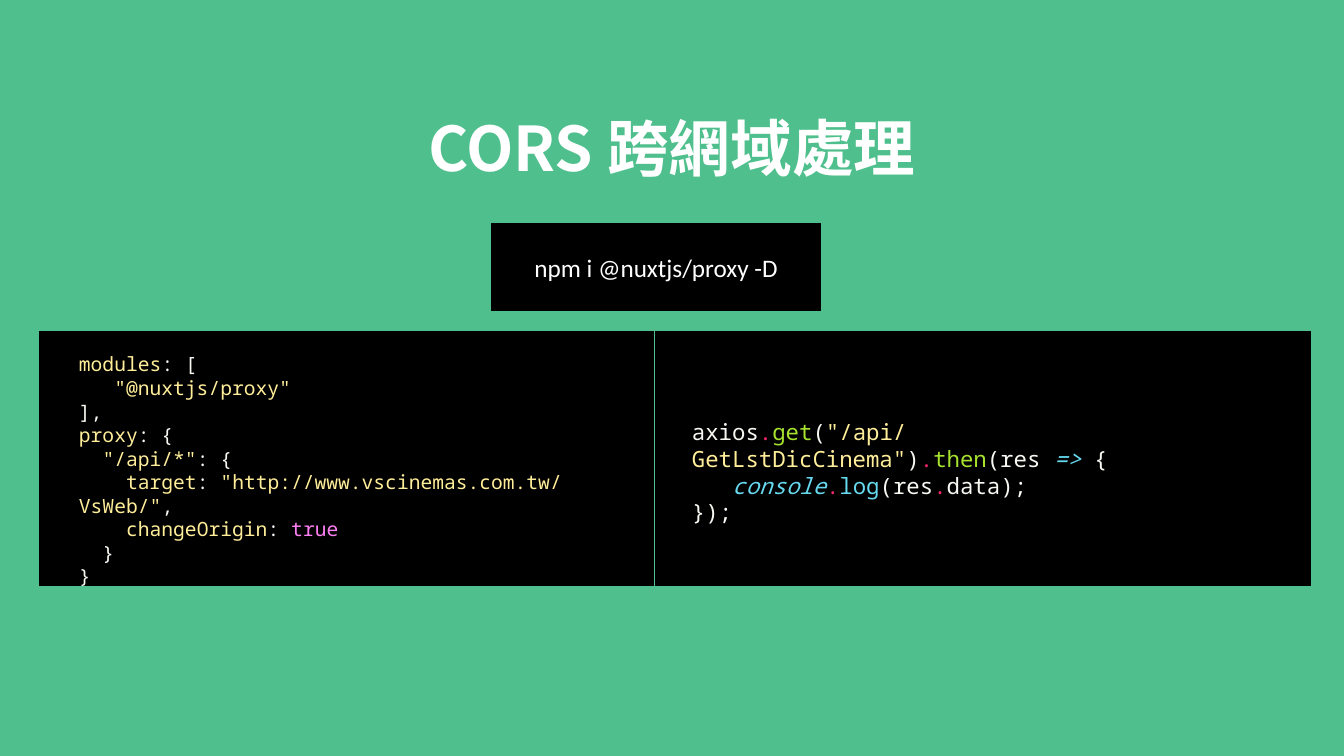
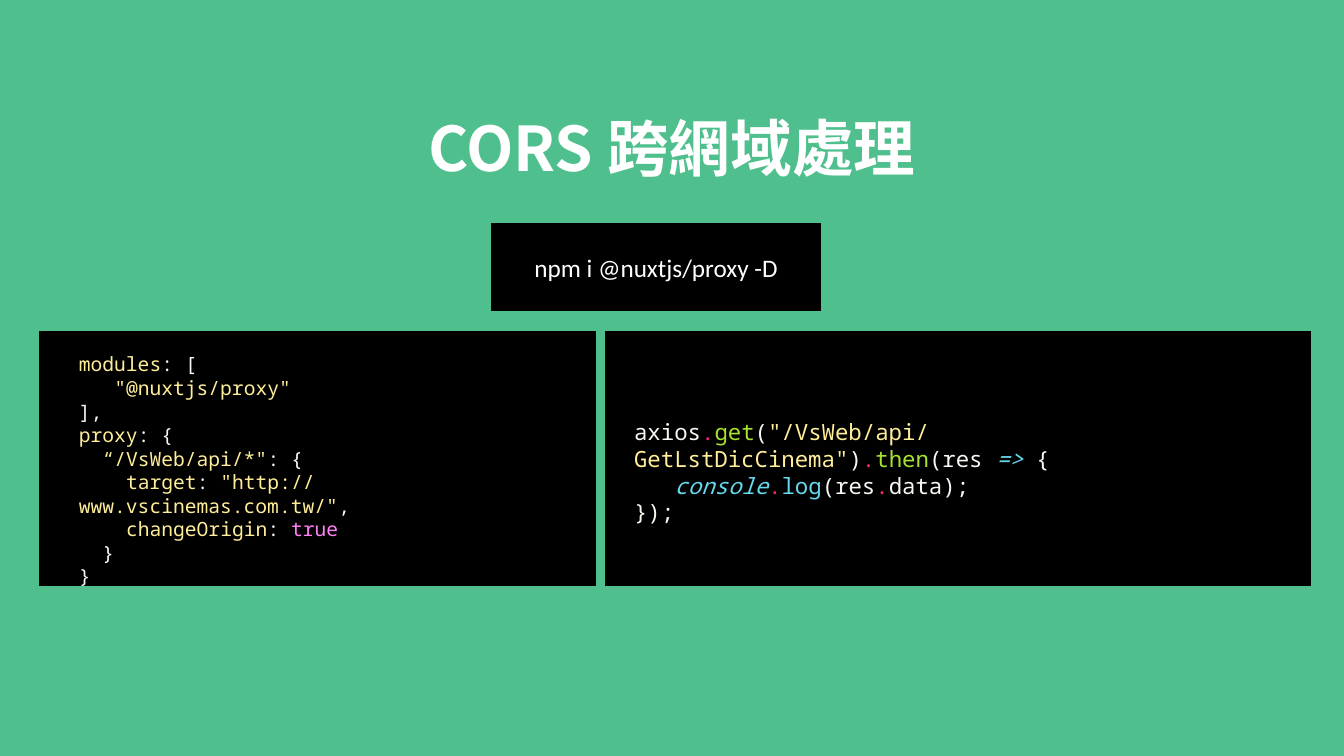
Before and after one commit to MikeOnlineCourse/Vue3_Course_Nuxt_Example, a slide deck: slide 18 of nuxt.pptx. Drawn at 1344x756 pixels with LibreOffice and Linux fonts; fonts in the diff are those of the drawing. Boxes give left, top, right and bottom in pixels: in the first picture for what was removed or moved away, otherwise in the second. Text is boxed around its words. In the diff, an @@ line names an element or a change of style, - is before the commit and + after.

Commit message:
fix ppt

```diff
--- a/nuxt.pptx
+++ b/nuxt.pptx
@@ rectangle: place and size @@
-rectangle at [40, 333, 653, 586]
+rectangle at [40, 333, 596, 586]
@@ rectangle: place and size @@
-rectangle at [656, 333, 1311, 586]
+rectangle at [606, 333, 1311, 586]
@@ text "axios.get("/VsWeb/api/GetLstDicCinema").then(res => {": place and size @@
-text "axios.get("/VsWeb/api/GetLstDicCinema").then(res => {" at [692, 423, 1041, 499]
+text "axios.get("/VsWeb/api/GetLstDicCinema").then(res => {" at [634, 423, 983, 499]
@@ text at [634, 423, 983, 471]: text changed @@
-axios.get("/api/GetLstDicCinema").then(res => {
+axios.get("/VsWeb/api/GetLstDicCinema").then(res => {
@@ text at [79, 451, 350, 516]: text changed @@
-"/api/*": {
-target: "http://www.vscinemas.com.tw/VsWeb/",
+“/VsWeb/api/*": {
+target: "http://www.vscinemas.com.tw/",
```
